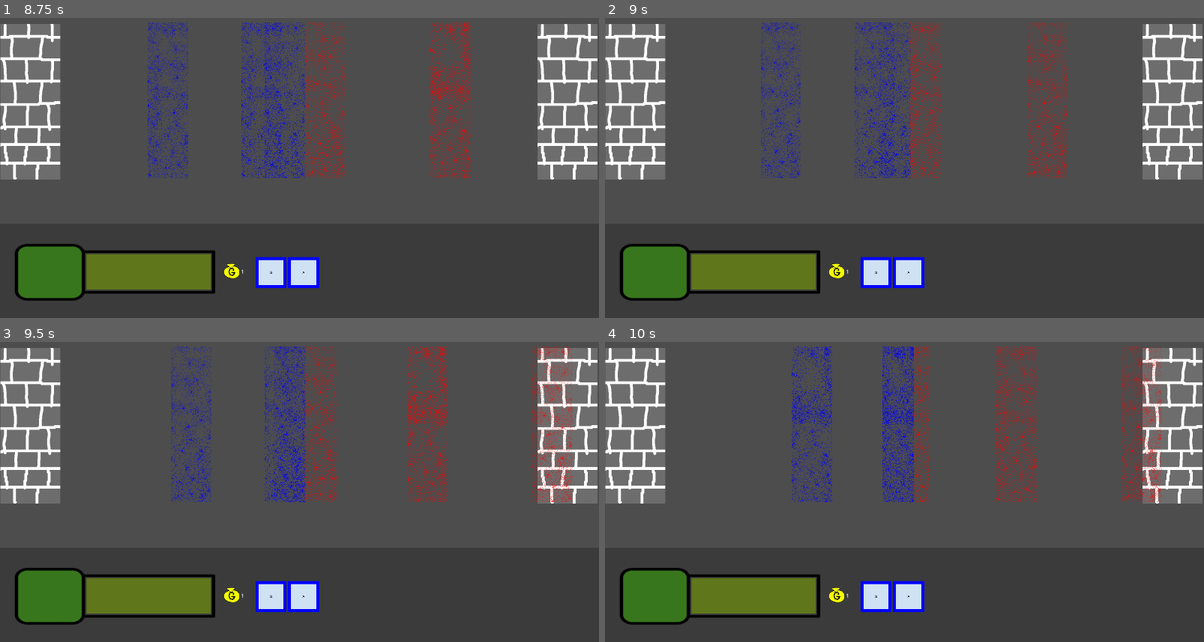
Above: before the commit, frames 1-4 (two rows, left to right).
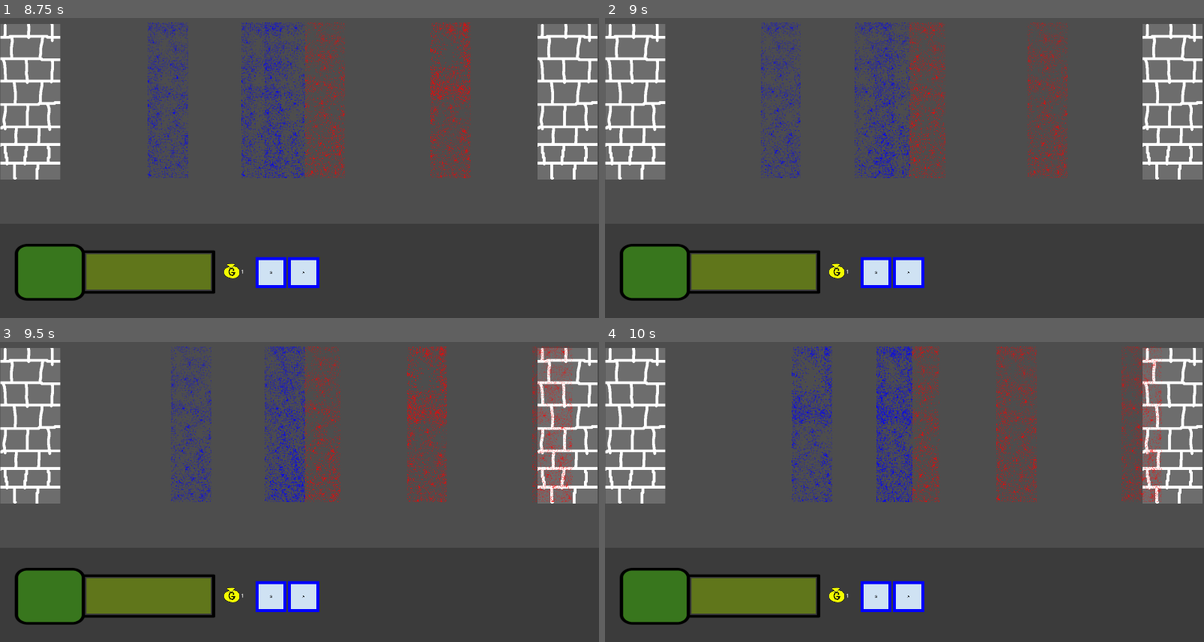
Above: after the commit, the same moments.

Repository: manufacturedba/ludumdare
Game: Godot game, scene res://Levels/Level2.tscn
Same seed, same stepped clock (60 frames per second), same inputs: the game is played once before the commit and once after it. This scene is started directly instead of the project's main scene.
Inputs (mouse positions are in pixels of both pictures, inside the frame that each line leads up to):
- Up to frame 1 (8.75 s): click (269, 273) at 0.5 s; click (269, 273) at 1.25 s; click (269, 273) at 4.25 s
- Up to frame 2 (9 s): no input
- Up to frame 3 (9.5 s): no input
- Up to frame 4 (10 s): no input

Frame 1 is identical in both runs. In frame 2, 2.1% of the frame differs, in the area x 45-57%, y 1-54%; in frame 3, 2.0%; in frame 4, 2.6%, in the area x 45-56%, y 1-54%.

Commit message:
Work in a few constants

Diff:
--- a/project/Units/Archer.tscn
+++ b/project/Units/Archer.tscn
@@ -12,7 +12,7 @@
 [node name="FiringRange" type="Area2D" parent="." index="3"]
 
 [node name="FiringRangeCollision" type="CollisionShape2D" parent="FiringRange" index="0"]
-position = Vector2(735, 14)
+position = Vector2(770, 7)
 shape = SubResource("RectangleShape2D_4u0nm")
 
 [connection signal="area_entered" from="FiringRange" to="." method="_on_firing_range_area_entered"]
--- a/project/Units/Soldier.tscn
+++ b/project/Units/Soldier.tscn
@@ -1,5 +1,7 @@
-[gd_scene load_steps=2 format=3 uid="uid://c2hhpupmjvjm7"]
+[gd_scene load_steps=3 format=3 uid="uid://c2hhpupmjvjm7"]
 
 [ext_resource type="PackedScene" uid="uid://dc0soohaogl1m" path="res://Units/Unit.tscn" id="1_7uibd"]
+[ext_resource type="Script" path="res://Units/soldier.gd" id="1_74qcv"]
 
 [node name="Soldier" instance=ExtResource("1_7uibd")]
+script = ExtResource("1_74qcv")
--- a/project/Units/archer.gd
+++ b/project/Units/archer.gd
@@ -1,15 +1,19 @@
 extends Unit
 
 var size = 1000;
-
 @onready var plArrow = preload("res://Units/Projectile/Arrow.tscn");
-@onready var firingRangeCollision = $FiringRangeCollision;
+@onready var firingRangeCollision = $FiringRange/FiringRangeCollision;
 
 ## Called when the node enters the scene tree for the first time.
 
+func with(_isPlayer):
+	return _with(_isPlayer, CONSTANTS.ARCHER_LIFE);
+
 func _ready() -> void:
 	super();
-
+	var newCollisionShape = RectangleShape2D.new();
+	newCollisionShape.size = Vector2(CONSTANTS.ARCHER_RANGE, 1);
+	firingRangeCollision.shape = newCollisionShape;
 #
 func attack() -> void:
 	var engagedHostileSize = engagedHostiles.size();
@@ -19,14 +23,6 @@
 func create_arrow() -> void:
 	var arrow = plArrow.instantiate().with(isPlayer);
 	self.add_child(arrow);
-
-func __updateWidth() -> void:
-	var totalWidth = sprite.sprite_frames.get_frame_texture('default', 0).get_width();
-	var newWidth = totalWidth * life / MAX_LIFE;
-	spriteMask.region_rect = Rect2(spriteMask.region_rect.position, Vector2(newWidth, spriteMask.region_rect.size.y));
-	var newCollisionShape = RectangleShape2D.new();
-	newCollisionShape.size = spriteMask.region_rect.size;
-	collision.shape = newCollisionShape;
 
 func _on_area_entered(area: Area2D) -> void:
 	super(area);
--- /dev/null
+++ b/project/Units/soldier.gd
@@ -0,0 +1,4 @@
+extends Unit
+
+func with(_isPlayer):
+	return _with(_isPlayer, CONSTANTS.SOLDIER_LIFE);
--- a/project/Units/unit.gd
+++ b/project/Units/unit.gd
@@ -10,16 +10,18 @@
 const DEFAULT_SPEED := Vector2(100,0);
 const ATTACK_INTERVAL = 1;
 const DAMAGE = 1;
-const MAX_LIFE = 5;
 
-var life = MAX_LIFE;
+var life = 1;
+var maxLife = 1;
 var color: Color;
 var normalSpeed: Vector2;
 var currentSpeed: Vector2;
 var isPlayer: bool
 var engagedHostiles: Array[Area2D] = [];
 
-func with(_isPlayer: bool):
+func _with(_isPlayer: bool, _maxLife: int):
+	maxLife = _maxLife;
+	life = maxLife;
 	isPlayer = _isPlayer;
 	return self;
 
@@ -57,7 +59,7 @@
 
 func __updateWidth() -> void:
 	var totalWidth = sprite.sprite_frames.get_frame_texture('default', 0).get_width();
-	var newWidth = totalWidth * life / MAX_LIFE;
+	var newWidth = totalWidth * life / maxLife;
 	spriteMask.region_rect = Rect2(spriteMask.region_rect.position, Vector2(newWidth, spriteMask.region_rect.size.y));
 	var newCollisionShape = RectangleShape2D.new();
 	newCollisionShape.size = spriteMask.region_rect.size;
--- a/project/constants.gd
+++ b/project/constants.gd
@@ -1,4 +1,7 @@
 extends Node
 
 enum CLASS_ENUM {SOLDIER, ARCHER};
-var ARROW_SPEED = 1000;
+var ARROW_SPEED = 200;
+var ARCHER_RANGE = 100;
+var SOLDIER_LIFE = 10;
+var ARCHER_LIFE = 1;
